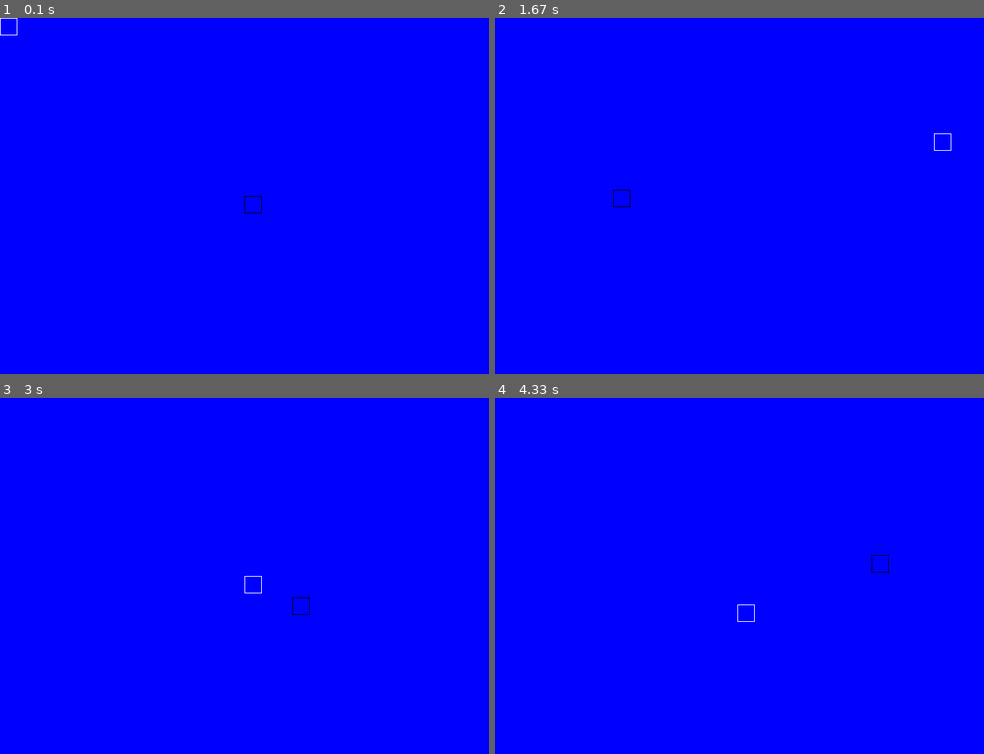
Above: before the commit, frames 1-4 (two rows, left to right).
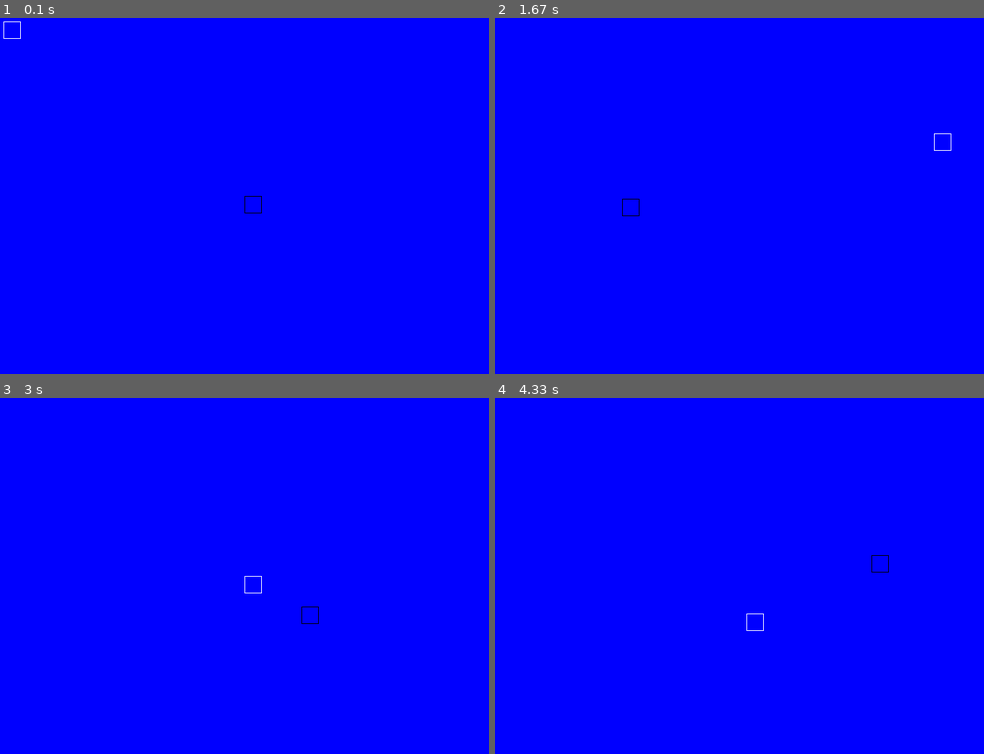
Above: after the commit, the same moments.

Repository: saegl5/myprojects
Game: pygame game, started from Codes/pygame-interaction-combined-separate-track/pygame_interaction_combined_separate_track.py
The game is run twice, just before and just after one commit, with the same random seed, the same clock (stepped at 60 frames per second) and the same inputs.
Inputs (mouse positions are in pixels of both pictures, inside the frame that each line leads up to):
- Up to frame 1 (0.1 s): no input
- Up to frame 2 (1.67 s): hold Right 0.33-0.8 s; move the mouse to (719, 210) at 0.37 s; hold Up 0.83-1.13 s; move the mouse to (895, 185) at 0.87 s; hold Right 1.17-1.63 s; move the mouse to (622, 199) at 1.2 s
- Up to frame 3 (3 s): hold Left 1.67-2.2 s; move the mouse to (92, 522) at 1.7 s; hold Down 2.23-2.53 s; move the mouse to (317, 451) at 2.27 s; hold Left 2.57-2.97 s; move the mouse to (303, 608) at 2.6 s
- Up to frame 4 (4.33 s): hold Up 3-3.37 s; move the mouse to (749, 454) at 3.03 s; hold Right 3.4-4.03 s; move the mouse to (563, 565) at 3.43 s; hold Down from 4.07 s (still down); move the mouse to (744, 615) at 4.1 s

The runs differ from the first frame. In frame 1, less than 0.1% of the frame differs, in the area x 0-5%, y 0-6%; in frame 2, less than 0.1%; in frame 3, less than 0.1%; in frame 4, less than 0.1%.

Commit message:
realigned, and changed inqualities

Diff:
--- a/Codes/pygame-interaction-combined-separate-track/pygame_interaction_combined_separate_track.py
+++ b/Codes/pygame-interaction-combined-separate-track/pygame_interaction_combined_separate_track.py
@@ -60,18 +60,18 @@
     # --- Game logic
     pos = pygame.mouse.get_pos() # position of mouse/trackpad, returns tuple (x, y), "pos" needs to be defined here because get_pos() must be kept updated
     # x_offset = pos[0]
-    x_offset1 = pos[0]-size[0]/2-25/2 # move rectangle to align mouse pointer with rectangle's center point
+    x_offset1 = pos[0]-size[0]/2 # move rectangle to align mouse pointer with rectangle's center point
     # y_offset = pos[1]
-    y_offset1 = pos[1]-size[1]/2-25/2
+    y_offset1 = pos[1]-size[1]/2
     x_offset2 += x_increment
     y_offset2 += y_increment
-    if size[0]/2+x_offset1 <= 0:
+    if size[0]/2+x_offset1 < 0:
         x_offset1 = -size[0]/2 # prevent rectangle from passing left edge, solved for x_offset
-    elif size[0]/2+x_offset1+25 >= size[0]:
+    elif size[0]/2+x_offset1+25 > size[0]:
         x_offset1 = size[0]-size[0]/2-25+0.5 # "0.5" due to anomaly
-    if size[1]/2+y_offset1 <= 0: # note "if"
+    if size[1]/2+y_offset1 < 0: # note "if"
         y_offset1 = -size[1]/2 # prevent rectangle from passing top edge, solved for y_offset
-    elif size[1]/2+y_offset1+25 >= size[1]:
+    elif size[1]/2+y_offset1+25 > size[1]:
         y_offset1 = size[1]-size[1]/2-25+0.5
     if size[0]/2+x_offset2 <= 0:
         x_offset2 = -size[0]/2 # prevent rectangle from passing left edge, solved for x_offset
@@ -81,7 +81,7 @@
         y_offset2 = -size[1]/2 # prevent rectangle from passing top edge, solved for y_offset
     elif size[1]/2+y_offset2+25 >= size[1]:
         y_offset2 = size[1]-size[1]/2-25+0.5
-    # pygame.mouse.set_pos(size[0]/2+x_offset+25/2, size[1]/2+y_offset+25/2) # otherwise, mouse/trackpad will be out of sync with keyboard
+    # pygame.mouse.set_pos(size[0]/2+x_offset, size[1]/2+y_offset) # otherwise, mouse/trackpad will be out of sync with keyboard
     # --------------
     screen.fill(BLUE) # clear the display
     # --- Drawing code
--- a/Codes/pygame-interaction-combined/pygame_interaction_combined.py
+++ b/Codes/pygame-interaction-combined/pygame_interaction_combined.py
@@ -53,20 +53,20 @@
     # --- Game logic
     pos = pygame.mouse.get_pos() # position of mouse/trackpad, returns tuple (x, y), "pos" needs to be defined here because get_pos() must be kept updated
     # x_offset = pos[0]
-    x_offset = pos[0]-size[0]/2-25/2 # move rectangle to align mouse pointer with rectangle's center point
+    x_offset = pos[0]-size[0]/2 # move rectangle to align mouse pointer with rectangle's center point
     # y_offset = pos[1]
-    y_offset = pos[1]-size[1]/2-25/2
+    y_offset = pos[1]-size[1]/2
     x_offset += x_increment
     y_offset += y_increment
-    if size[0]/2+x_offset <= 0:
+    if size[0]/2+x_offset < 0:
         x_offset = -size[0]/2 # prevent rectangle from passing left edge, solved for x_offset
-    elif size[0]/2+x_offset+25 >= size[0]:
+    elif size[0]/2+x_offset+25 > size[0]:
         x_offset = size[0]-size[0]/2-25+0.5 # "0.5" due to anomaly
-    if size[1]/2+y_offset <= 0: # note "if"
+    if size[1]/2+y_offset < 0: # note "if"
         y_offset = -size[1]/2 # prevent rectangle from passing top edge, solved for y_offset
-    elif size[1]/2+y_offset+25 >= size[1]:
+    elif size[1]/2+y_offset+25 > size[1]:
         y_offset = size[1]-size[1]/2-25+0.5
-    pygame.mouse.set_pos(size[0]/2+x_offset+25/2, size[1]/2+y_offset+25/2) # otherwise, mouse/trackpad will be out of sync with keyboard
+    pygame.mouse.set_pos(size[0]/2+x_offset, size[1]/2+y_offset) # otherwise, mouse/trackpad will be out of sync with keyboard
     # --------------
     screen.fill(BLUE) # clear the display
     # --- Drawing code
--- a/Codes/pygame-interaction-part-2/pygame_interaction_part_2.py
+++ b/Codes/pygame-interaction-part-2/pygame_interaction_part_2.py
@@ -35,16 +35,16 @@
     # --- Game logic
     pos = pygame.mouse.get_pos() # position of mouse/trackpad, returns tuple (x, y), "pos" needs to be defined here because get_pos() must be kept updated
     # x_offset = pos[0]
-    x_offset = pos[0]-size[0]/2-25/2 # move rectangle to align mouse pointer with rectangle's center point
+    x_offset = pos[0]-size[0]/2 # move rectangle to align mouse pointer with rectangle's center point
     # y_offset = pos[1]
-    y_offset = pos[1]-size[1]/2-25/2
-    if size[0]/2+x_offset <= 0:
+    y_offset = pos[1]-size[1]/2
+    if size[0]/2+x_offset < 0:
         x_offset = -size[0]/2 # prevent rectangle from passing left edge, solved for x_offset
-    elif size[0]/2+x_offset+25 >= size[0]:
+    elif size[0]/2+x_offset+25 > size[0]:
         x_offset = size[0]-size[0]/2-25
-    if size[1]/2+y_offset <= 0: # note "if"
+    if size[1]/2+y_offset < 0: # note "if"
         y_offset = -size[1]/2 # prevent rectangle from passing top edge, solved for y_offset
-    elif size[1]/2+y_offset+25 >= size[1]:
+    elif size[1]/2+y_offset+25 > size[1]:
         y_offset = size[1]-size[1]/2-25
     # --------------
     screen.fill(BLUE) # clear the display
--- a/Codes/pygame-interaction-part-4/pygame_interaction_part_4.py
+++ b/Codes/pygame-interaction-part-4/pygame_interaction_part_4.py
@@ -49,13 +49,13 @@
     # --- Game logic
     x_offset += x_increment
     y_offset += y_increment
-    if size[0]/2+x_offset <= 0:
+    if size[0]/2+x_offset < 0:
         x_offset = -size[0]/2 # prevent rectangle from passing left edge, solved for x_offset
-    elif size[0]/2+x_offset+25 >= size[0]:
+    elif size[0]/2+x_offset+25 > size[0]:
         x_offset = size[0]-size[0]/2-25
-    if size[1]/2+y_offset <= 0: # note "if"
+    if size[1]/2+y_offset < 0: # note "if"
         y_offset = -size[1]/2 # prevent rectangle from passing top edge, solved for y_offset
-    elif size[1]/2+y_offset+25 >= size[1]:
+    elif size[1]/2+y_offset+25 > size[1]:
         y_offset = size[1]-size[1]/2-25
     # --------------
     screen.fill(BLUE) # clear the display
